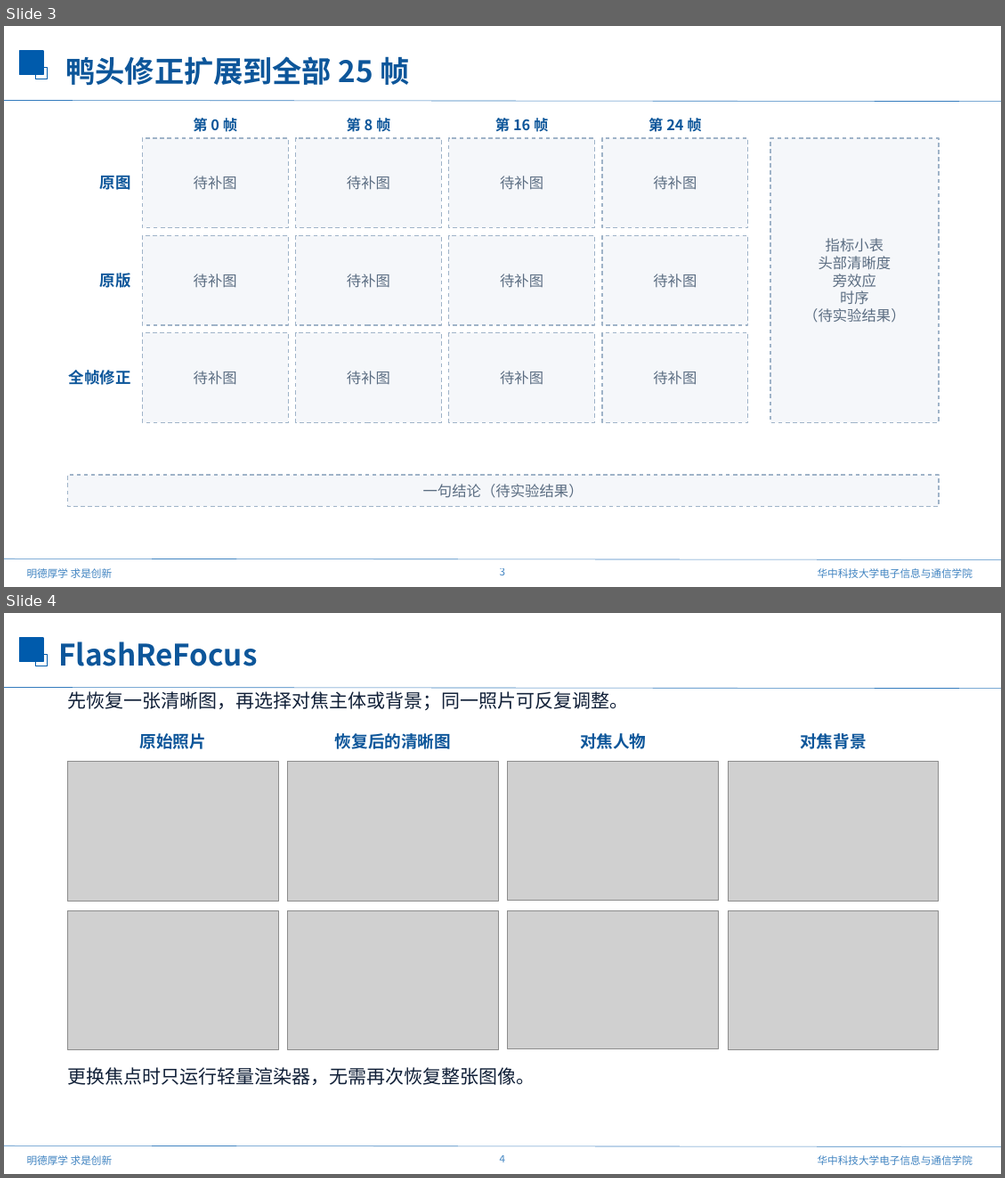
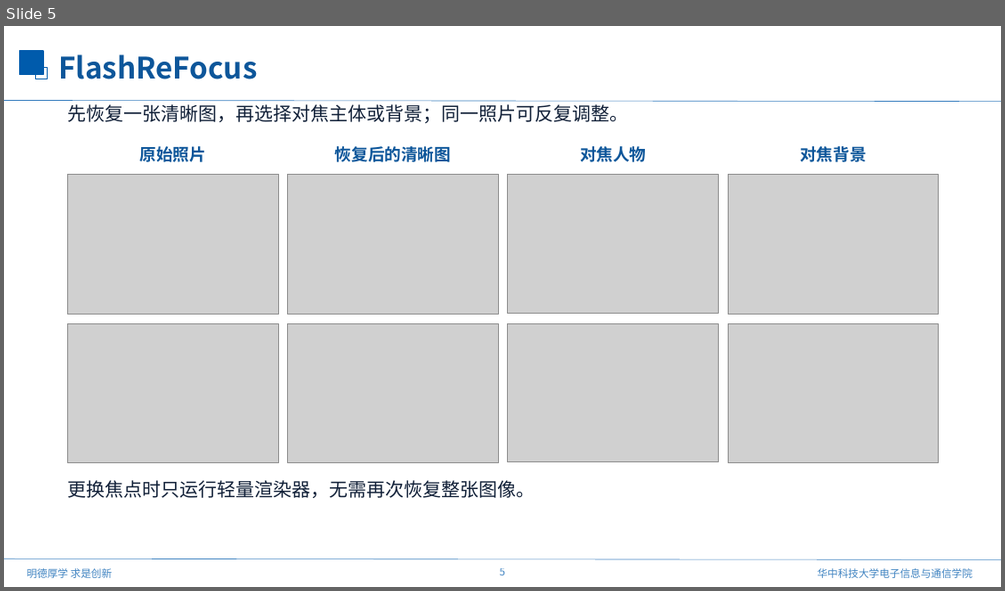
Before and after one commit to mengmcy1/OPPO-depth-guided-video-bokeh, a slide deck: 汇报/2026-10-23_ATB进展与FlashReFocus/FlashReFocus_论文介绍_1023.pptx. Shown one above the other, each under a label of ours: slides 3 and 4 before the commit, slide 5 after it. The pictures are 1005x1178 and 1005x591 pixels, drawn with LibreOffice and Linux fonts; fonts in the diff are those of the drawing; grey boxes stand for pictures; background and template pictures are left out. Boxes give left, top, right and bottom in pixels: in the first picture for what was removed or moved away, otherwise in the second. Text is boxed around its words. In the diff, an @@ line names an element or a change of style, - is before the commit and + after.

```diff
--- a/汇报/2026-10-23_ATB进展与FlashReFocus/FlashReFocus_论文介绍_1023.pptx
+++ b/汇报/2026-10-23_ATB进展与FlashReFocus/FlashReFocus_论文介绍_1023.pptx
@@ slide 3 removed at [4,26,1001,587], background #FFFFFF; not listed: 7 template elements that a slide beside it also shows @@
@@ text removed at [66,56,409,86] @@
-鸭头修正扩展到全部 25 帧
@@ text removed at [193,115,237,135] @@
-第 0 帧
@@ text removed at [347,115,390,135] @@
-第 8 帧
@@ text removed at [495,115,548,135] @@
-第 16 帧
@@ text removed at [648,115,701,135] @@
-第 24 帧
@@ rectangle removed at [142,138,288,228] @@
-待补图
@@ rectangle removed at [296,138,442,228] @@
-待补图
@@ rectangle removed at [449,138,595,228] @@
-待补图
@@ rectangle removed at [602,138,748,228] @@
-待补图
@@ rectangle removed at [770,138,938,422] @@
-指标小表
-头部清晰度
-旁效应
-时序
-（待实验结果）
@@ text removed at [100,173,131,193] @@
-原图
@@ rectangle removed at [142,235,288,325] @@
-待补图
@@ rectangle removed at [296,235,442,325] @@
-待补图
@@ rectangle removed at [449,235,595,325] @@
-待补图
@@ rectangle removed at [602,235,748,325] @@
-待补图
@@ text removed at [100,273,131,288] @@
-原版
@@ rectangle removed at [142,332,288,422] @@
-待补图
@@ rectangle removed at [296,332,442,422] @@
-待补图
@@ rectangle removed at [449,332,595,422] @@
-待补图
@@ rectangle removed at [602,332,748,422] @@
-待补图
@@ text removed at [69,370,131,385] @@
-全帧修正
@@ rectangle removed at [67,475,938,506] @@
-一句结论（待实验结果）
@@ what was slide 4 is now slide 5 @@
@@ page number at [500,568,505,575]: text changed @@
-4
+5
```
Also in this commit, not shown: 4 slides added, 2 other slides removed, 2 other files.
